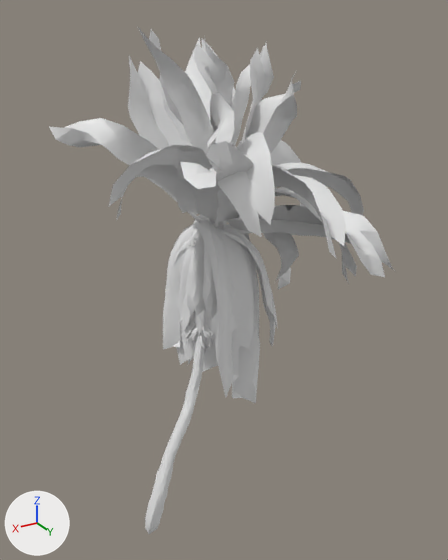
The FBX model Assets/Scenes/Oasis/Art/Vegetation/Meshes/Palm_2_Mesh.fbx as it was, and as the next commit left it.
One viewpoint serves both versions: a 50 mm camera at (4.62, 11.45, 12.09) aimed at (-3.07, -1.37, 5.68). The lights are fixed; the arrows at lower left show +X, +Y and +Z. The picture after the commit comes second. Objects named as collision shapes, trigger or cutter boxes, shadow casters or lower levels of detail are left out. Where no turn or scale is listed for an object, it has been applied to the vertices.

Names of what the first picture shows: 'Palm_2_LOD0'.
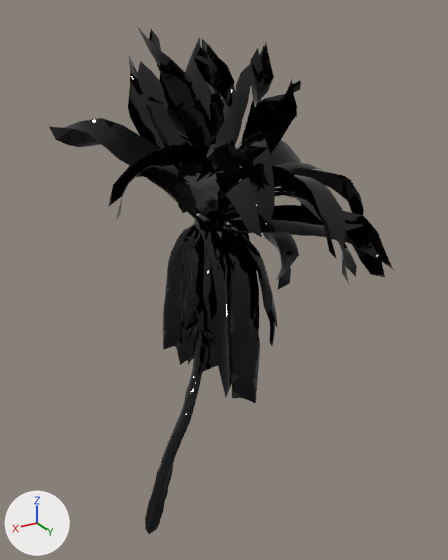
What changed in the scene script:
```text
Change mat_palmatlas_mat_007:
    mat_palmatlas_mat_007.base_color: (0.8, 0.8, 0.8) -> (0.0, 0.0, 0.0)  # white #e7e7e7 -> black #000000
    mat_palmatlas_mat_007.roughness: 0.5 -> 0.0
Change mat_bark_2_mat_001:
    mat_bark_2_mat_001.base_color: (0.8, 0.8, 0.8) -> (0.0, 0.0, 0.0)  # white #e7e7e7 -> black #000000
```

Location of each change, [x1, y1, x2, y2] in pixels of the pictures (448 x 560 px):
'Palm_2_LOD0', recoloured, surface changed (white to black): [49, 26, 395, 534] in both
